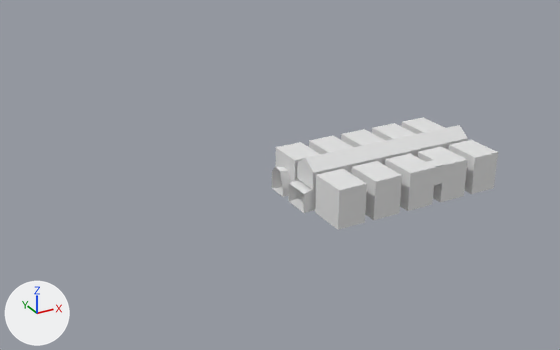
Two versions of the glTF model Soulslike/res/level/prison/prison.gltf, one commit apart.
Both versions are drawn from a camera (50 mm lens) standing at (-43.3, -53.1, 33.3) and looking at (-9.9, 7.6, 3.0). The axes (+X, +Y, +Z) are drawn at lower left. The lights are the same throughout. Where no turn or scale is listed for an object, it has been applied to the vertices. Vertices at the same position are counted once.

In view in the first picture: 'Cells', 'Corridor'.
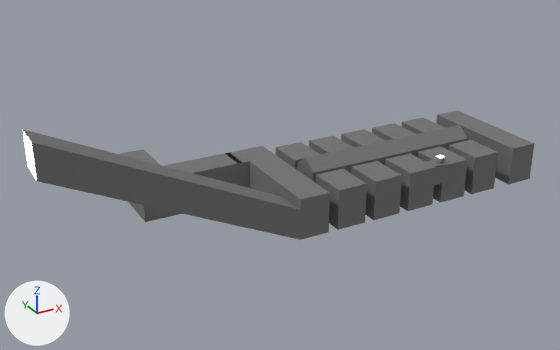
What differs and where, as boxes [x1, y1, x2, y2] in the pictures (560 x 350 px):
'Corridor', recoloured, reshaped (white to grey, 184% wider, 47% taller)
    before: [288, 125, 468, 213]
    after: [22, 110, 535, 240]
'Cells', recoloured (white to grey)
    both: [272, 118, 498, 230]
part 1 of me_plane_001, built on
    before: [288, 158, 316, 213]
    after: [22, 110, 535, 240]

The edits, one by one:
Material 'Material' (mat_material) changes colour from white #e7e7e7 to grey #737373; in linear values from (0.8, 0.8, 0.8) to (0.173, 0.173, 0.173).
Material 'Material.002' (mat_material_002) is new.
Its base color is (0.0, 0.0, 0.0) (black #000000).
Its emission strength is 3.0.
me_plane_001 is used by ob_corridor; location (0.0, 0.0, 0.0).
me_plane_001 had 102 vertices, 170 faces and spanned x -9.0..12.0, y 4.5..7.5, z 0.0..5.0.
me_plane_001 now has 188 vertices, 342 faces and spans x -34.0..16.0, y 0.0..18.0, z 0.0..13.5.
Part 1, on me_plane_001:
1 vertex is removed from x -9.0, y 7.5, z 2.0.
2 faces are deleted.
5 vertices in x -9.0..-7.8, y 4.5..7.5, z 2.0 move by (0.0, 0.0, 0.5).
4 vertices in x -8.0..-7.8, y 4.5..7.5, z 2.2 move by (0.0, 0.0, 0.6).
35 vertices are added at x -34.0..13.0, y 0.0..18.0, z 0.0..13.5.
29 new vertices lie (3.0, 0.0, 0.0) away from vertices in x -23.0..13.0, y 0.0..18.0, z 0.0..4.0.
10 new vertices lie (0.0, 0.0, -2.0) away from vertices in x -23.0..16.0, y 0.0..13.0, z 4.0.
5 new vertices lie (0.0, 3.0, 0.0) away from vertices in x -34.0..-9.0, y 0.0..4.5, z 0.0..13.5.
160 new faces join them, mat_material (grey #747474).
2 new faces join them, mat_material_002 (black #000000).
me_plane_001 now uses material mat_material_002 (black #000000).
